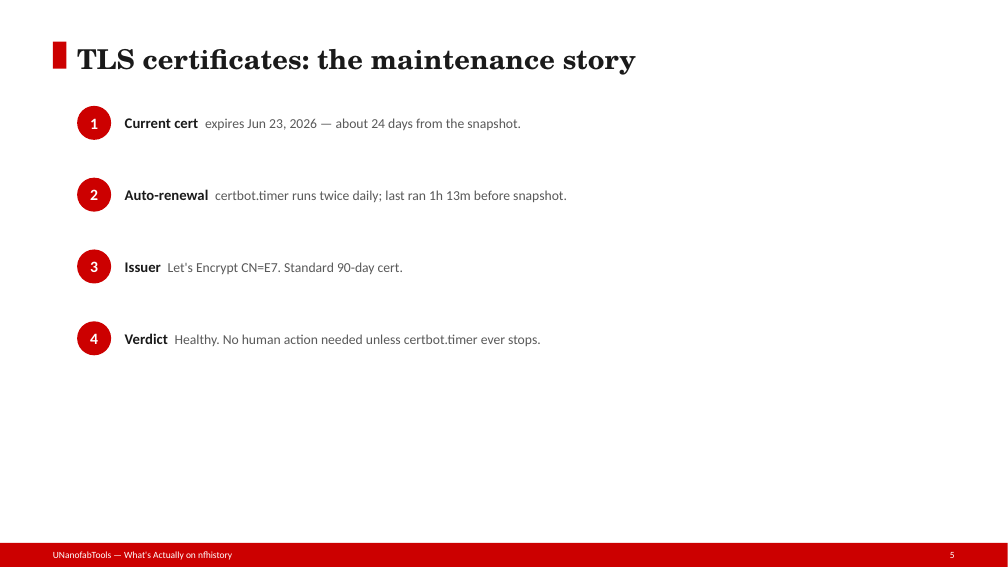
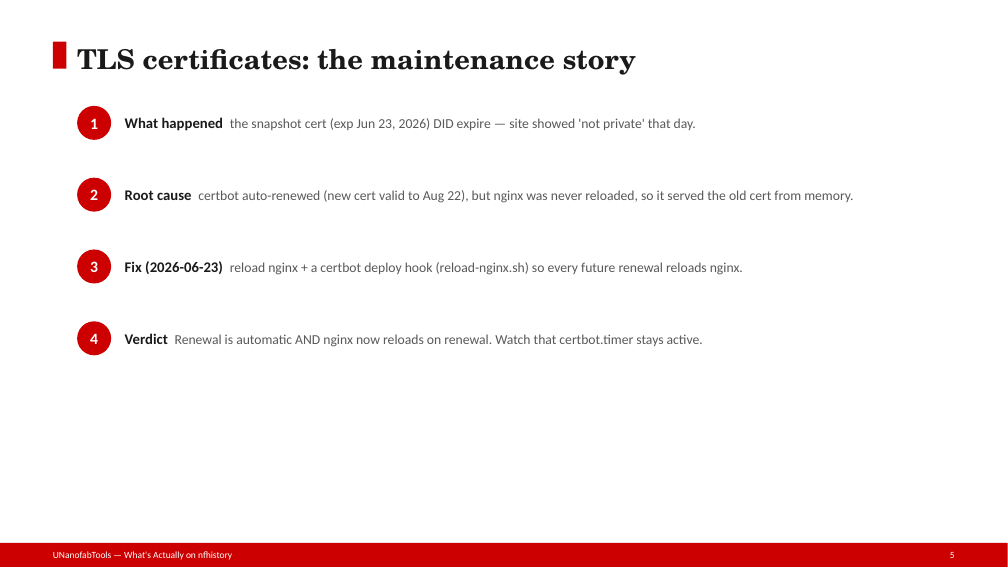
Before and after one commit to phelanhobbs/nanofab-documentation, a slide deck: slide 5 of presentation/UNanofabTools/liveserver/slides/Live-Server.pptx. Drawn at 1008x567 pixels with LibreOffice and Linux fonts; fonts in the diff are those of the drawing. Boxes give left, top, right and bottom in pixels: in the first picture for what was removed or moved away, otherwise in the second. Text is boxed around its words. In the diff, an @@ line names an element or a change of style, - is before the commit and + after.

Commit message:
slides: reflect resolved supervision (user-systemd) and TLS deploy-hook fix in Live-Server + Server-Access decks

```diff
--- a/presentation/UNanofabTools/liveserver/slides/Live-Server.pptx
+++ b/presentation/UNanofabTools/liveserver/slides/Live-Server.pptx
@@ text at [125,117,696,131]: text changed @@
-Current cert expires Jun 23, 2026 — about 24 days from the snapshot.
+What happened the snapshot cert (exp Jun 23, 2026) DID expire — site showed 'not private' that day.
@@ text at [125,190,853,203]: text changed @@
-Auto-renewal certbot.timer runs twice daily; last ran 1h 13m before snapshot.
+Root cause certbot auto-renewed (new cert valid to Aug 22), but nginx was never reloaded, so it served the old cert from memory.
@@ text at [125,261,743,275]: text changed @@
-Issuer Let's Encrypt CN=E7. Standard 90-day cert.
+Fix (2026-06-23) reload nginx + a certbot deploy hook (reload-nginx.sh) so every future renewal reloads nginx.
@@ text at [125,333,703,347]: text changed @@
-Verdict Healthy. No human action needed unless certbot.timer ever stops.
+Verdict Renewal is automatic AND nginx now reloads on renewal. Watch that certbot.timer stays active.
```
Also in this commit, not shown: 1 other slide changed, 3 other files.
